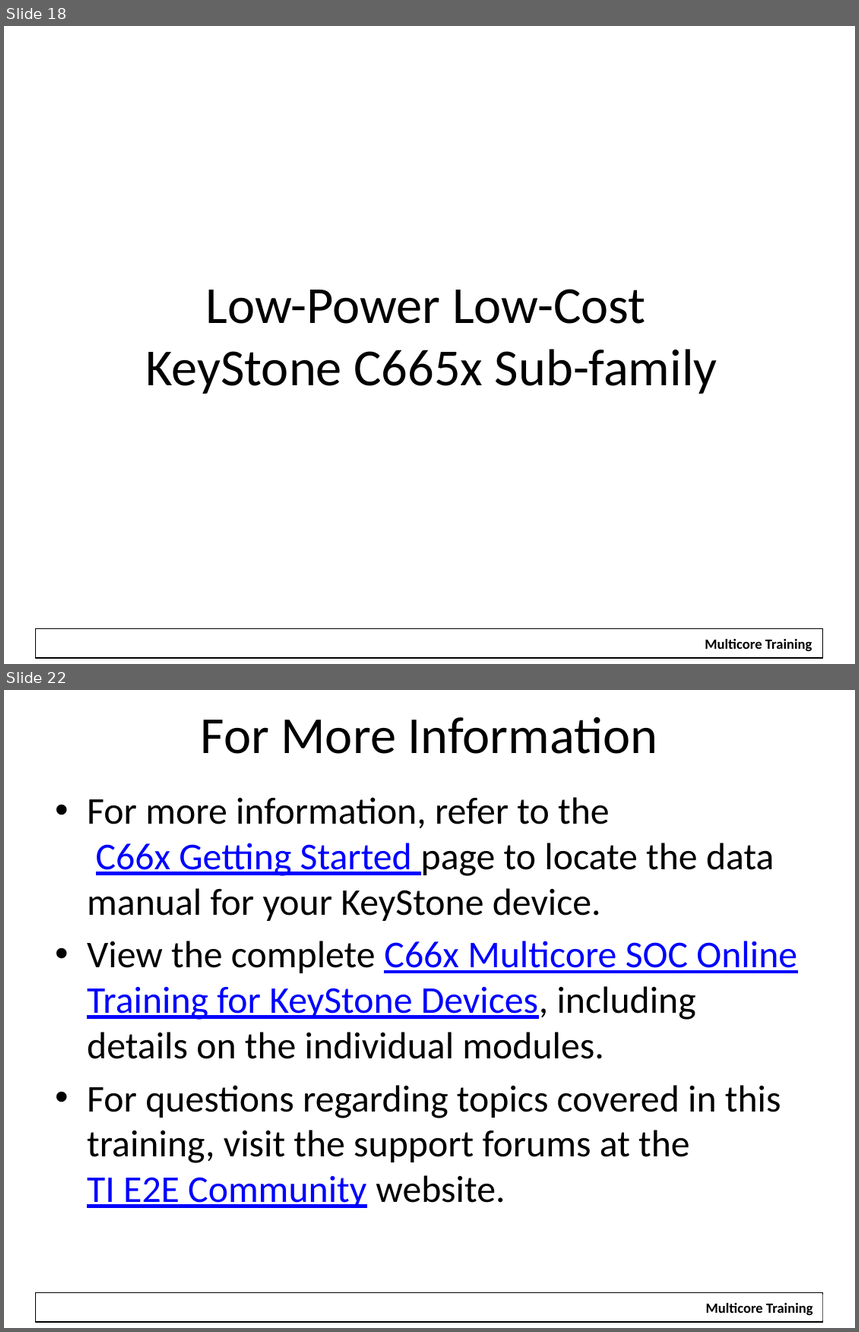
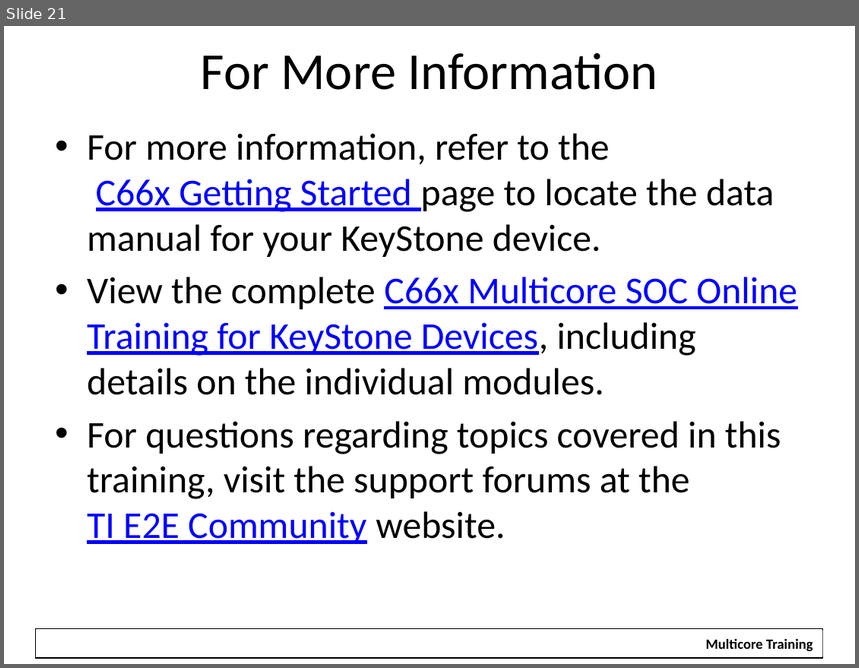
Before and after one commit to hari1989/keystone-workshop, a slide deck: slides/KeyStone Overview.pptx. Shown one above the other, each under a label of ours: slides 18 and 22 before the commit, slide 21 after it; the slides between them are not shown. The pictures are 859x1332 and 859x668 pixels, drawn with LibreOffice and Linux fonts; fonts in the diff are those of the drawing; background and template pictures are left out. Boxes give left, top, right and bottom in pixels: in the first picture for what was removed or moved away, otherwise in the second. Text is boxed around its words. In the diff, an @@ line names an element or a change of style, - is before the commit and + after.

```diff
--- a/slides/KeyStone Overview.pptx
+++ b/slides/KeyStone Overview.pptx
@@ slide 18 removed at (x1=4, y1=26, x2=855, y2=664), background #FFFFFF; not listed: 1 template element that a slide beside it also shows @@
@@ title removed at (x1=145, y1=289, x2=718, y2=394) @@
-Low-Power Low-Cost
-KeyStone C665x Sub-family
@@ text removed at (x1=705, y1=639, x2=813, y2=651) @@
-Multicore Training
@@ what was slide 22 is now slide 21 @@
```
Also in this commit, not shown: 31 slides changed.
